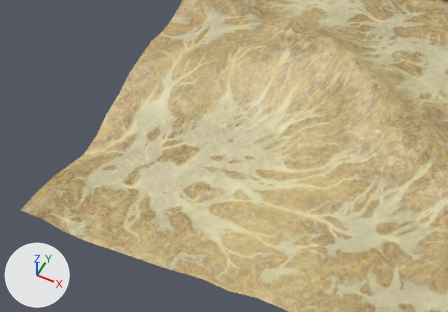
The FBX model toys/desert/desert.fbx as it was, and as the next commit left it.
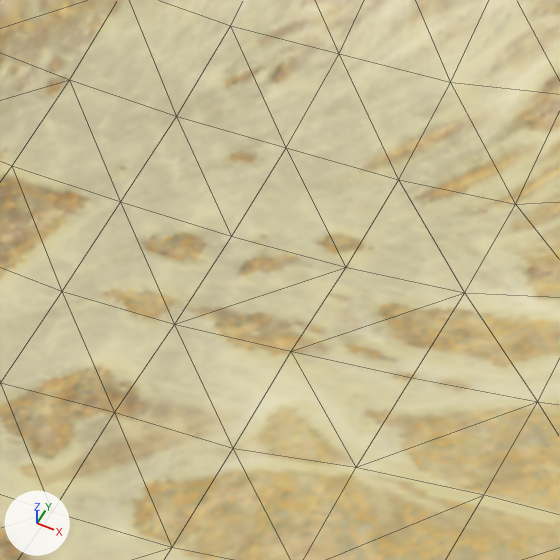
Each version is shown from a 50 mm camera at (1.44, -9.49, 9.55) aimed at (-2.19, -2.24, 0.48), then close up on the part from 41% to 65% of the width and 36% to 70% of the height. The axes (+X, +Y, +Z) are drawn at lower left. The lights are the same throughout. The close-ups show mesh edges as thin lines. Where no turn or scale is listed for an object, it has been applied to the vertices.

The first close-up shows 'terrain'.
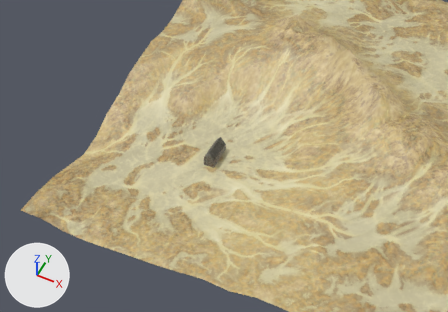
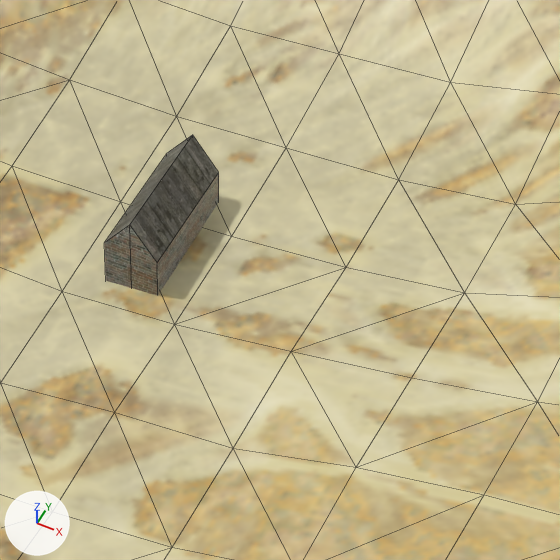
Edits to the scene script, one JSON object a line:
```json
{"op": "add", "block": "img_2e_vwoo3_jpg", "code": ["img_2e_vwoo3_jpg = load_image('2E_VWOO3.jpg', '_unpacked/2E_VWOO3.jpg', 128, 128, 'sRGB')"]}
{"op": "add", "block": "img_00_jpg", "code": ["img_00_jpg = load_image('00.jpg', '_unpacked/00.jpg', 256, 256, 'sRGB')"]}
{"op": "add", "block": "mat_material_001", "code": ["mat_material_001 = principled_material('Material.001')", "mat_material_001.texture = img_2e_vwoo3_jpg"]}
{"op": "add", "block": "mat_material", "code": ["mat_material = principled_material('Material')", "mat_material.texture = img_00_jpg"]}
{"op": "add", "block": "me_cube", "code": ["me_cube = bpy.data.meshes.new('Cube')", "me_cube.from_pydata(...)  # 12 vertices, 10 faces; spans x -2.487..-2.266, y -2.517..-2.006, z 0.349..0.726", "# faces by material slot: [8, 2]", "me_cube.materials.append(mat_material)  # picture img_00_jpg", "me_cube.materials.append(mat_material_001)  # picture img_2e_vwoo3_jpg"]}
{"op": "add", "block": "ob_dom", "code": ["ob_dom = bpy.data.objects.new('dom', me_cube)", "ob_dom.location = (0.0, 0.0, 0.0)"]}
```

Pixel boxes [x1, y1, x2, y2] of what changed, in the close-ups (560 x 560 px):
```json
{"object": "dom", "change": "added", "after": [104, 135, 219, 296], "faces in mat_material_001 (picture img_2e_vwoo3_jpg)": [105, 135, 219, 262], "faces in mat_material (picture img_00_jpg)": [104, 173, 219, 296]}
```
